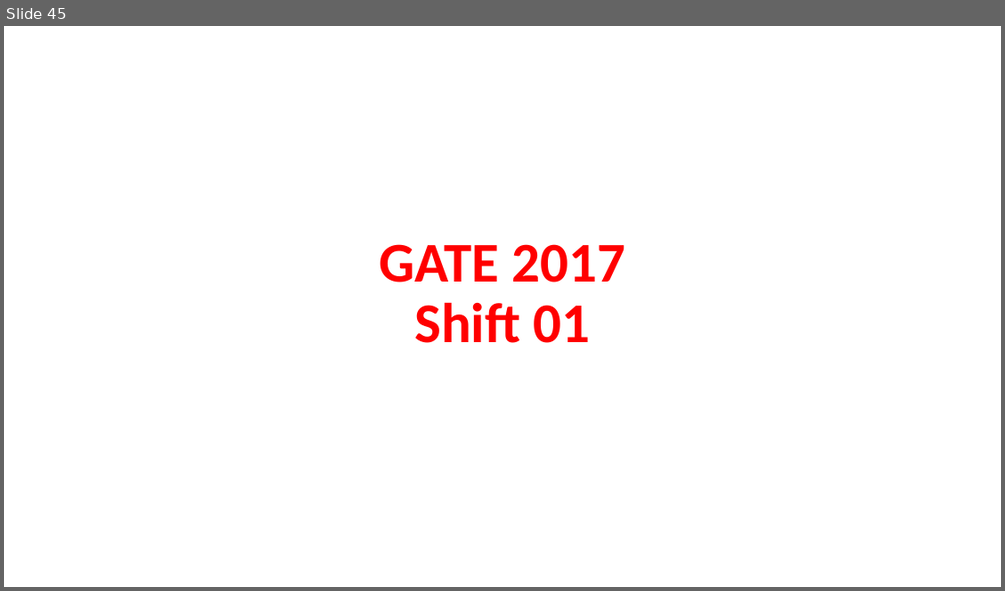
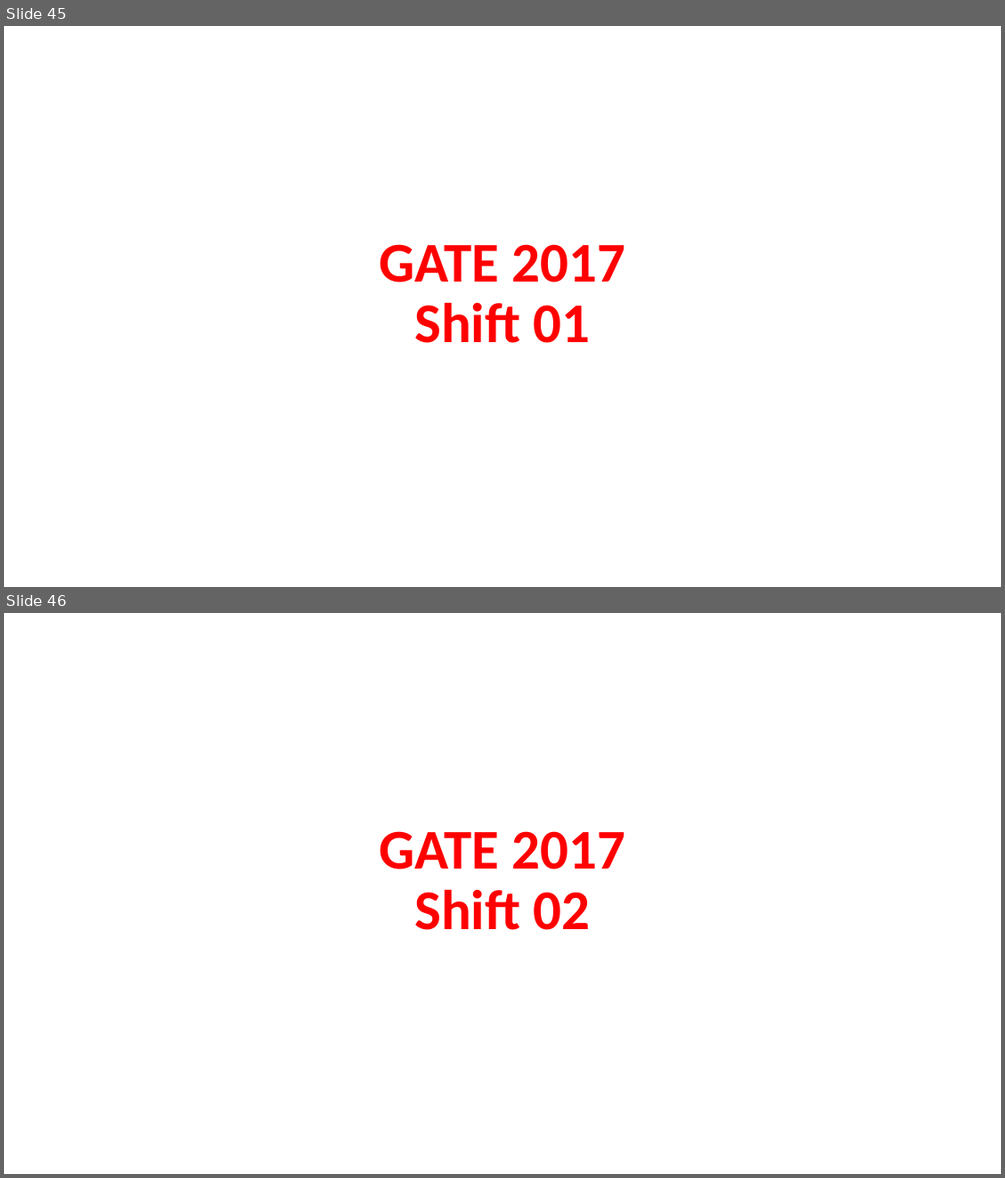
Before and after one commit to sakshamsharma99/College, a slide deck: GATE/Operating System 10% - Completed/PYQ 2018-22.pptx. Shown one above the other, each under a label of ours: slide 45 before the commit, slides 45 and 46 after it. The pictures are 1005x591 and 1005x1178 pixels, drawn with LibreOffice and Linux fonts; fonts in the diff are those of the drawing. Boxes give left, top, right and bottom in pixels: in the first picture for what was removed or moved away, otherwise in the second. Text is boxed around its words. In the diff, an @@ line names an element or a change of style, - is before the commit and + after.

Commit message:
GATE DBMS

```diff
--- a/GATE/Operating System 10% - Completed/PYQ 2018-22.pptx
+++ b/GATE/Operating System 10% - Completed/PYQ 2018-22.pptx
@@ slide 46 added at (4,613,1001,1174), background #FFFFFF @@
@@ title added at (379,831,626,930), 54 pt, text #FF0000, bold @@
+GATE 2017
+Shift 02
```
Also in this commit, not shown: 1 slide changed, 4 other slides added, 1 slide removed, 1 other file.
